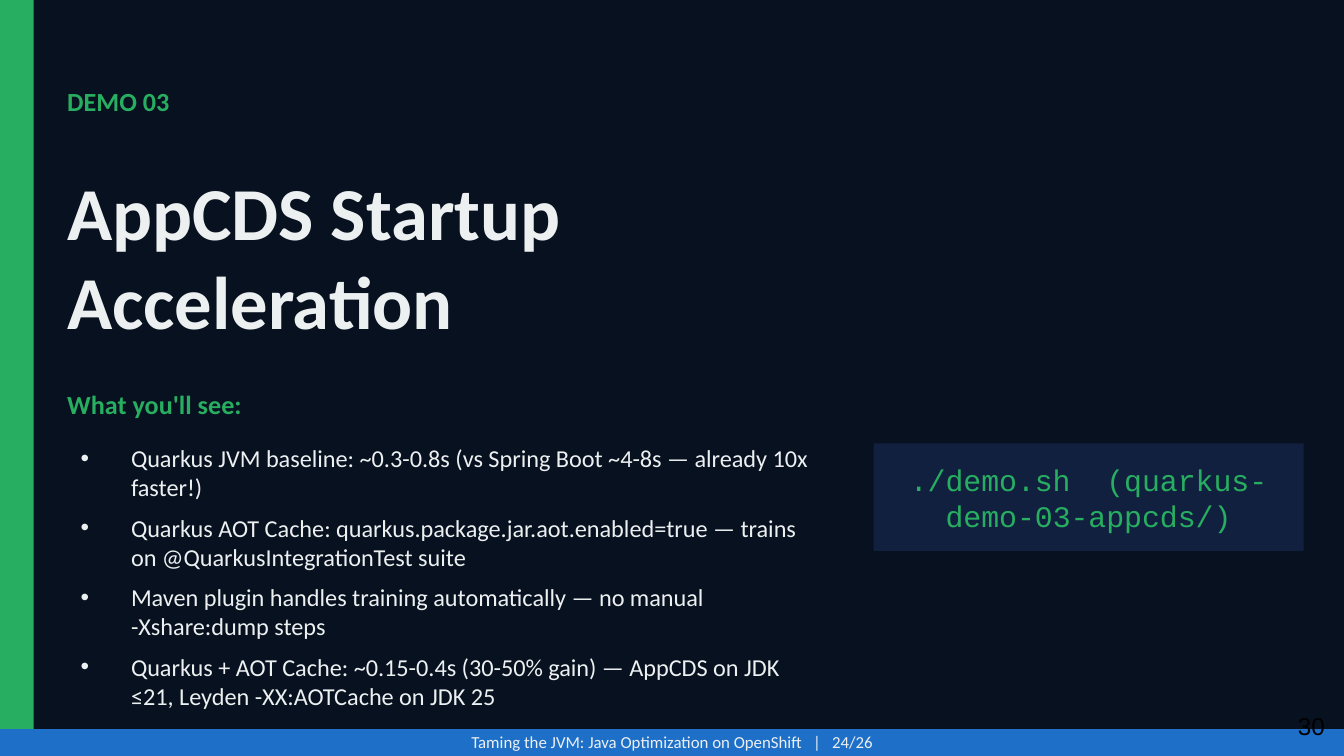
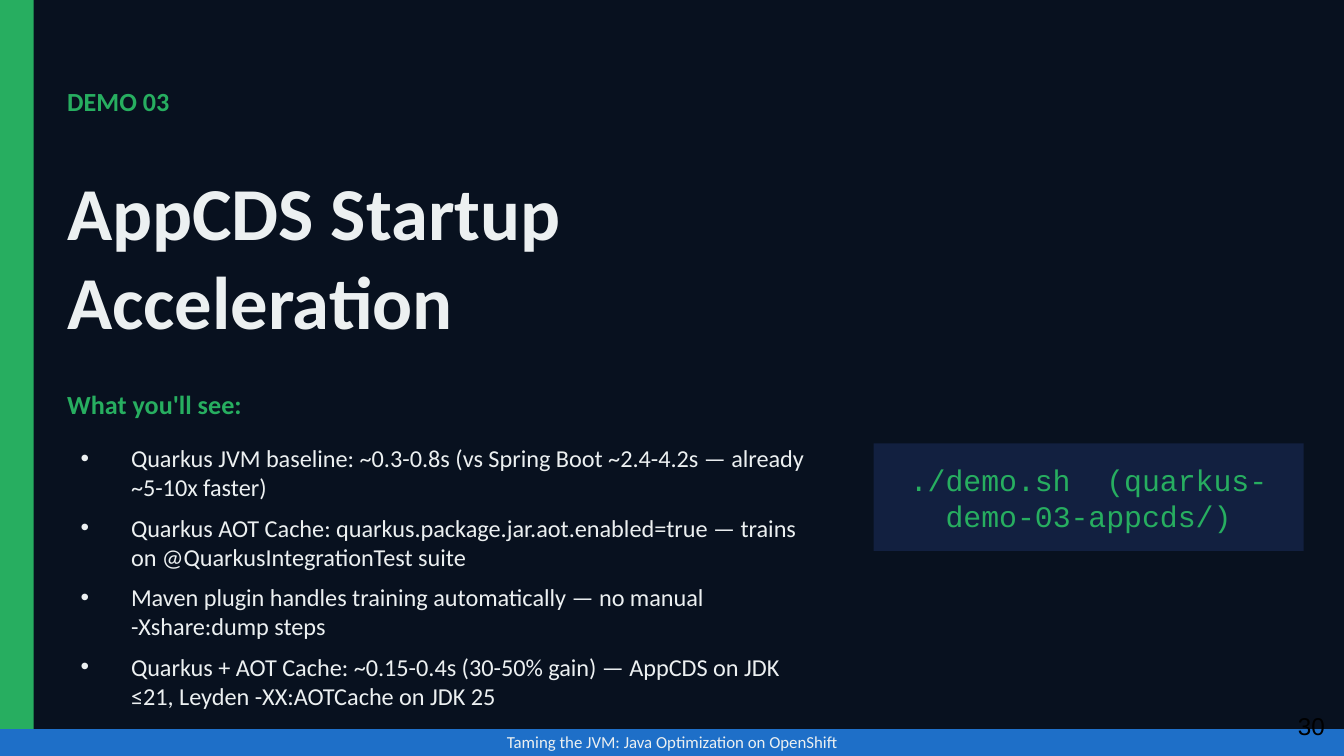
Before and after one commit to patterncatalyst/quarkus-optimization, a slide deck: slide 30 of presentation/optimizing-quarkus-on-kubernetes.pptx. Drawn at 1344x756 pixels with LibreOffice and Linux fonts; fonts in the diff are those of the drawing. Boxes give left, top, right and bottom in pixels: in the first picture for what was removed or moved away, otherwise in the second. Text is boxed around its words. In the diff, an @@ line names an element or a change of style, - is before the commit and + after.

```diff
--- a/presentation/optimizing-quarkus-on-kubernetes.pptx
+++ b/presentation/optimizing-quarkus-on-kubernetes.pptx
@@ text at (x1=131, y1=449, x2=804, y2=499): text changed @@
-• Quarkus JVM baseline: ~0.3-0.8s (vs Spring Boot ~4-8s — already 10x faster!)
+• Quarkus JVM baseline: ~0.3-0.8s (vs Spring Boot ~2.4-4.2s — already ~5-10x faster)
@@ text at (x1=507, y1=736, x2=837, y2=751): text changed @@
-Taming the JVM: Java Optimization on OpenShift | 24/26
+Taming the JVM: Java Optimization on OpenShift
```
Also in this commit, not shown: 40 other slides changed, 2 other files.
